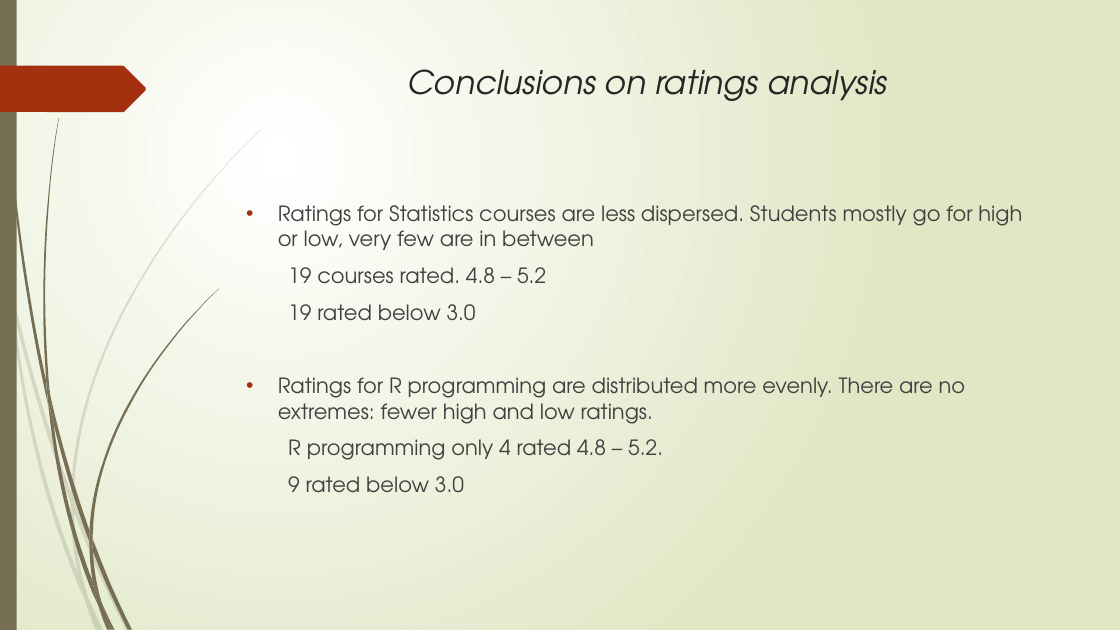
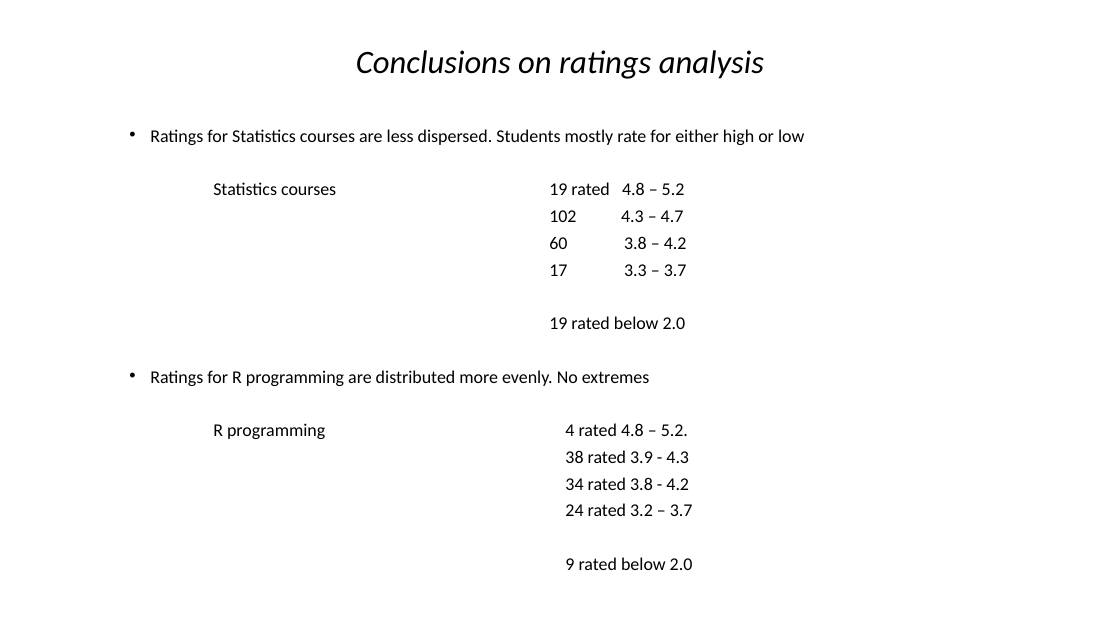
Before and after one commit to Khamanna/Udemy-Selenium, a slide deck: slide 9 of PPUdemyPresentation.pptx (slide 16 before the commit). Drawn at 1120x630 pixels with LibreOffice and Linux fonts; fonts in the diff are those of the drawing. Boxes give left, top, right and bottom in pixels: in the first picture for what was removed or moved away, otherwise in the second. Text is boxed around its words. In the diff, an @@ line names an element or a change of style, - is before the commit and + after.

```diff
--- a/PPUdemyPresentation.pptx
+++ b/PPUdemyPresentation.pptx
@@ background gradient #FFFFFF to #DFE8C4 to #FFFFFF @@
@@ rectangle removed at [0, 0, 17, 630] @@
@@ title "Conclusions on ratings analysis": place and size @@
-title "Conclusions on ratings analysis" at [407, 69, 887, 101]
+title "Conclusions on ratings analysis" at [356, 50, 764, 79]
@@ title "Conclusions on ratings analysis" at [356, 50, 764, 79]: font TeX Gyre Adventor to Calibri, text colour #262626 to #000000; line spacing 1 to 0.9; vertical alignment top to middle @@
@@ freeform shape removed at [0, 66, 146, 112] @@
@@ text at [150, 129, 804, 570]: text changed; size 18 to 15.4 pt; font TeX Gyre Adventor to Calibri; text colour #404040 to #000000 @@
-• Ratings for Statistics courses are less dispersed. Students mostly go for high or low, very few are in between
-19 courses rated. 4.8 – 5.2
-19 rated below 3.0
-• Ratings for R programming are distributed more evenly. There are no extremes: fewer high and low ratings.
-R programming only 4 rated 4.8 – 5.2.
-9 rated below 3.0
+• Ratings for Statistics courses are less dispersed. Students mostly rate for either high or low
+Statistics courses 19 rated 4.8 – 5.2
+102 4.3 – 4.7
+60 3.8 – 4.2
+17 3.3 – 3.7
+19 rated below 2.0
+• Ratings for R programming are distributed more evenly. No extremes
+R programming 4 rated 4.8 – 5.2.
+38 rated 3.9 - 4.3
+34 rated 3.8 - 4.2
+24 rated 3.2 – 3.7
+9 rated below 2.0
@@ group removed at [0, 129, 262, 630]: 10 freeform shapes @@
@@ group removed at [3, 0, 218, 630]: 12 freeform shapes @@
```
Also in this commit, not shown: 11 other slides changed, 5 slides added, 5 slides removed, 1 other file.
